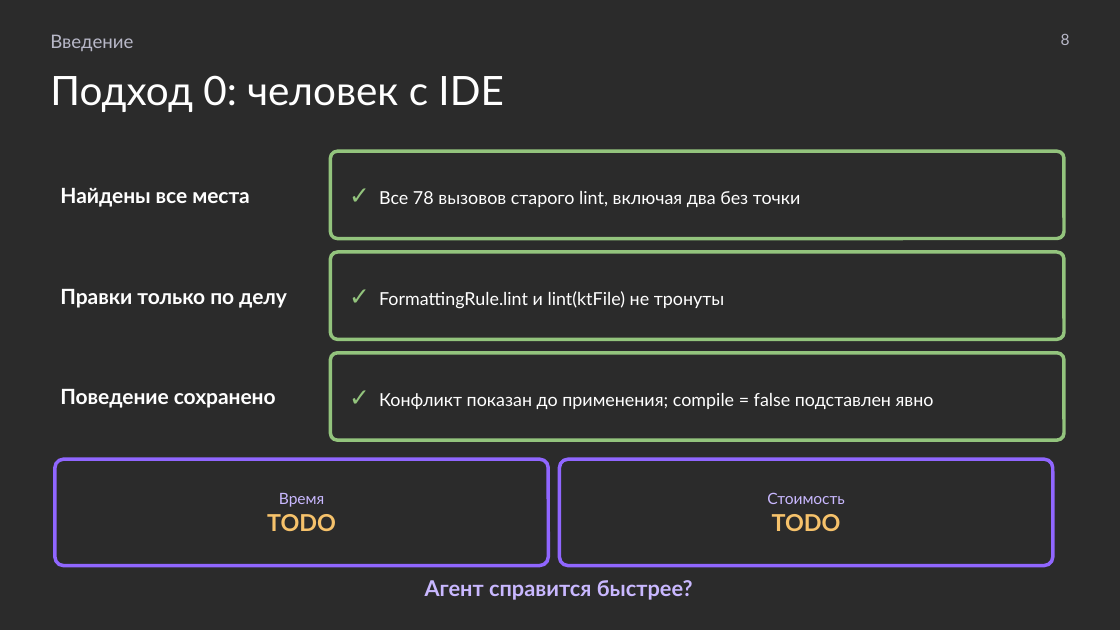
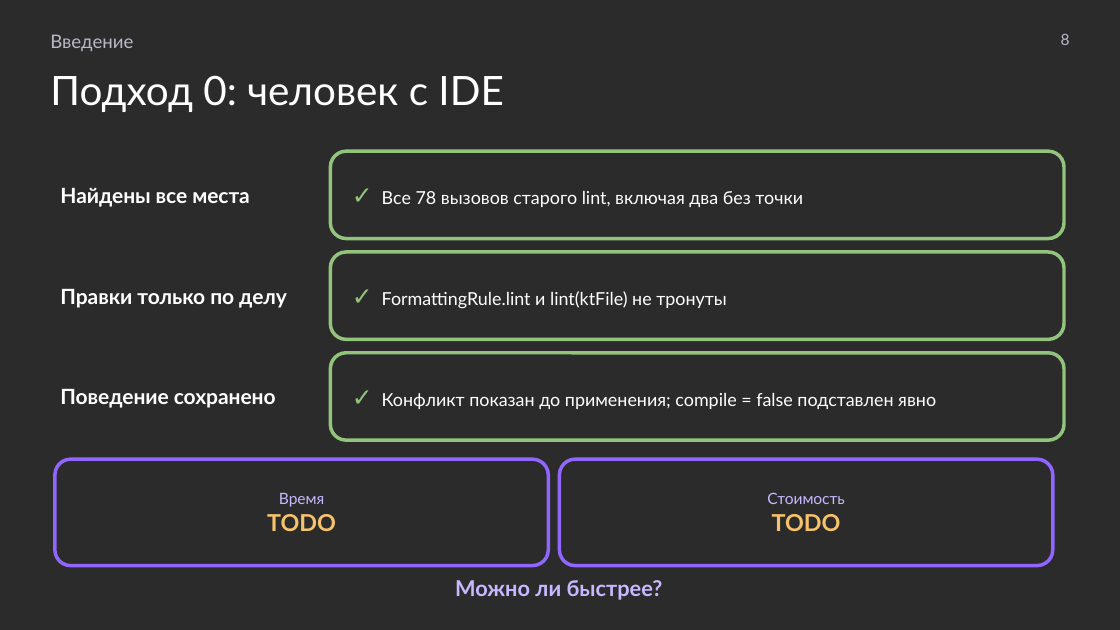
Before and after one commit to MchKosticyn/ide-refactoring-in-ai-agents, a slide deck: slide 8 of Доклад_ Рефакторинг в ИИ-агентах.pptx. Drawn at 1120x630 pixels with LibreOffice and Linux fonts; fonts in the diff are those of the drawing; background and template pictures are left out; a plain dark background stands for a picture behind light text. Boxes give left, top, right and bottom in pixels: in the first picture for what was removed or moved away, otherwise in the second. Text is boxed around its words. In the diff, an @@ line names an element or a change of style, - is before the commit and + after.

Commit message:
Uniform corner radius for cards and pictures; bias slides: full-width screenshots, captions trimmed; Veai slide moved before engine demo; LSP/engine pros-cons as lists; wording fixes; MCP IDEA facts

```diff
--- a/Доклад_ Рефакторинг в ИИ-агентах.pptx
+++ b/Доклад_ Рефакторинг в ИИ-агентах.pptx
@@ proportions changed in 5 elements at bbox=[330, 151, 1064, 239], bbox=[330, 252, 1064, 339], bbox=[330, 353, 1064, 440], bbox=[55, 459, 549, 566], bbox=[560, 459, 1054, 566] @@
@@ text at bbox=[455, 580, 663, 600]: text changed @@
-Агент справится быстрее?
+Можно ли быстрее?
```
Also in this commit, not shown: 32 other slides changed, 6 other files.
